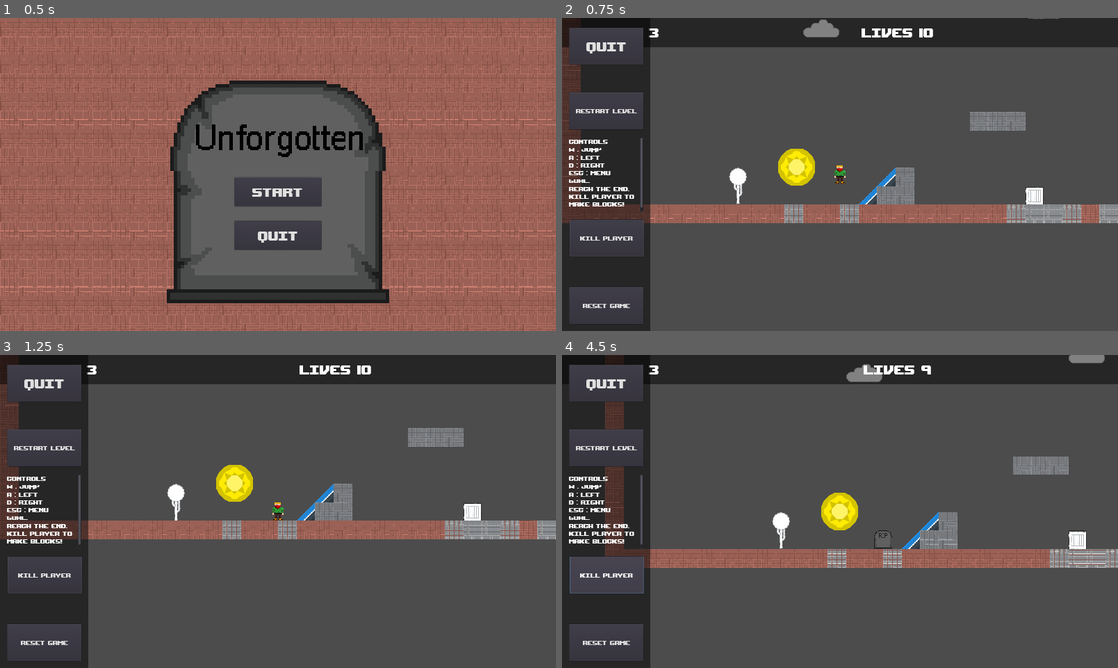
Above: before the commit, frames 1-4 (two rows, left to right).
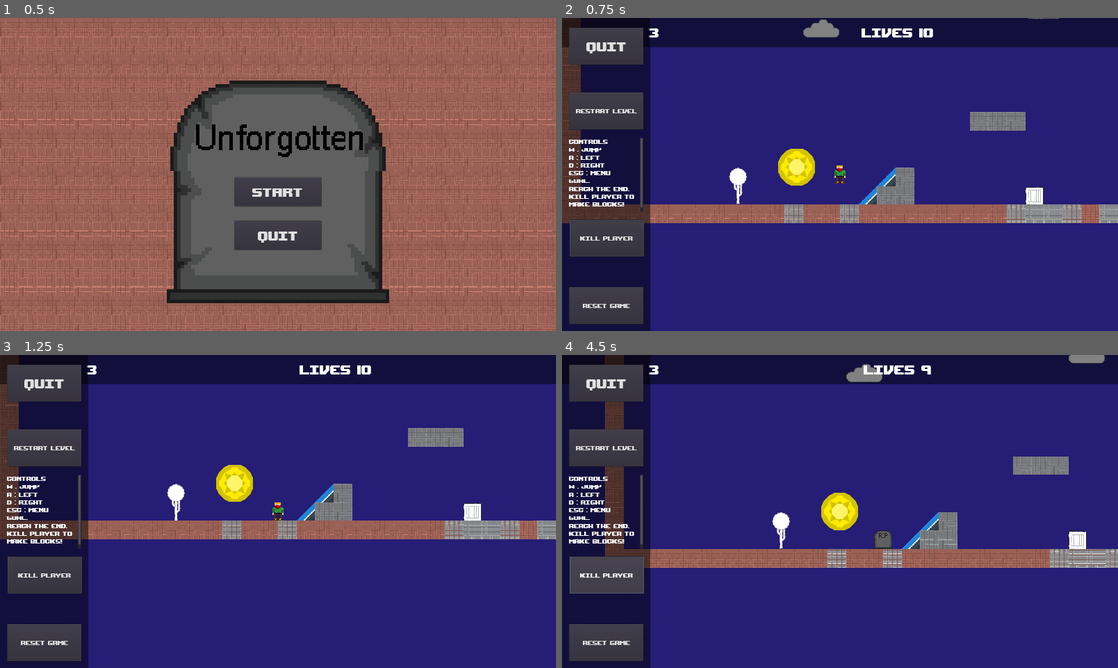
Above: after the commit, the same moments.

Repository: Dudewhothings/Gamejam
Game: Godot game, scene res://Levels/Titlescreen.tscn
Same seed, same stepped clock (60 frames per second), same inputs: the game is played once before the commit and once after it.
Inputs:
- Up to frame 1 (0.5 s): no input
- Up to frame 2 (0.75 s): click "Start" at 0.5 s
- Up to frame 3 (1.25 s): no input
- Up to frame 4 (4.5 s): click "Restart Level" at 1.25 s; click "Reset Game" at 2 s; click "Restart Level" at 2.75 s; click "Restart Level" at 3.5 s; click "Kill Player" at 4.25 s

Frame 1 is identical in both runs. In frame 2, 69% of the frame differs, in the area x 15-100%, y 9-100%; in frame 3, 69%; in frame 4, 69%.

Commit message:
Touch ups
-Reduced  warnings
-Screen port color changed for background

Diff:
--- a/Global.gd
+++ b/Global.gd
@@ -12,10 +12,10 @@
 
 
 # Called every frame. 'delta' is the elapsed time since the previous frame.
-func _process(delta):
+func _process(_delta):
 	if(playerlives <= 0 and onEndScreen == false):
 		onEndScreen = true
-		get_tree().change_scene("res://Levels/Loss.tscn")
+		assert(get_tree().change_scene("res://Levels/Loss.tscn") == OK)
 
 
 func resetgame():
@@ -25,4 +25,4 @@
 	LvlThreeComplete = false
 	currentlevel = 1
 	onEndScreen = false
-	get_tree().change_scene("res://Levels/LevelOne.tscn")
+	assert(get_tree().change_scene("res://Levels/LevelOne.tscn") == OK)
--- a/Levels/Titlescreen.gd
+++ b/Levels/Titlescreen.gd
@@ -3,7 +3,7 @@
 
 func _on_Start_pressed():
 	Global.resetgame()
-	get_tree().change_scene("res://Levels/LevelOne.tscn")
+	assert(get_tree().change_scene("res://Levels/LevelOne.tscn") == OK)
 
 
 func _on_Quit_pressed():
--- a/Scenes/Doors/Exit.gd
+++ b/Scenes/Doors/Exit.gd
@@ -8,12 +8,12 @@
 		if(Global.currentlevel == 1):
 			Global.LvlOneComplete = true
 			Global.currentlevel = 2
-			get_tree().change_scene("res://Levels/LevelTwo.tscn")
+			assert(get_tree().change_scene("res://Levels/LevelTwo.tscn") == OK)
 		elif(Global.currentlevel == 2):
 			Global.LvlTwoComplete = true
 			Global.currentlevel = 3
-			get_tree().change_scene("res://Levels/LevelThree.tscn")
+			assert(get_tree().change_scene("res://Levels/LevelThree.tscn") == OK)
 		elif(Global.currentlevel == 3):
 			Global.LvlThreeComplete = true
 			Global.currentlevel = 4
-			get_tree().change_scene("res://Levels/Victoryscreen.tscn")
+			assert(get_tree().change_scene("res://Levels/Victoryscreen.tscn") == OK)
--- a/Scenes/EnemyGhost/Ghost.gd
+++ b/Scenes/EnemyGhost/Ghost.gd
@@ -42,7 +42,7 @@
 				print(player.current_health)
 
 
-			move_and_slide(pVelocity, Vector2.UP)
+			move_and_slide(pVelocity, Vector2.UP) or false
 			update()
 		else:
 			if(ray.is_colliding()):
--- a/Scenes/HUD/HUD.gd
+++ b/Scenes/HUD/HUD.gd
@@ -11,7 +11,7 @@
 	pass # Replace with function body.
 
 
-func _process(delta):
+func _process(_delta):
 	if get_node_or_null("/root/World/Player_Container/Player") != null:
 		player = get_node_or_null("/root/World/Player_Container/Player")
 		$Container/HP.text = "Health " + str(player.current_health)
--- a/Scenes/Menu/Menu.gd
+++ b/Scenes/Menu/Menu.gd
@@ -5,7 +5,7 @@
 # var a = 2
 # var b = "text"
 var player = null
-func _process(delta):
+func _process(_delta):
 	if player == null:
 		player = get_node_or_null("/root/World/Player_Container/Player")
 
@@ -26,11 +26,11 @@
 
 func _on_Restart_Level_pressed():
 	if(Global.currentlevel == 1):
-		get_tree().change_scene("res://Levels/LevelOne.tscn")
+		assert(get_tree().change_scene("res://Levels/LevelOne.tscn") == OK)
 	if(Global.currentlevel == 2):
-		get_tree().change_scene("res://Levels/LevelTwo.tscn")
+		assert(get_tree().change_scene("res://Levels/LevelTwo.tscn") == OK)
 	if(Global.currentlevel == 3):
-		get_tree().change_scene("res://Levels/LevelThree.tscn")
+		assert(get_tree().change_scene("res://Levels/LevelThree.tscn") == OK)
 
 
 func _on_Reset_pressed():
--- a/Scenes/Player/Player.gd
+++ b/Scenes/Player/Player.gd
@@ -22,7 +22,7 @@
 func _ready():
 	pass
 
-func _process(delta):
+func _process(_delta):
 	velocity.x = clamp(velocity.x,-max_move,max_move)
 	if direction < 0 and not $AnimatedSprite.flip_h: $AnimatedSprite.flip_h = true
 	if direction > 0 and $AnimatedSprite.flip_h: $AnimatedSprite.flip_h = false
--- a/Scenes/Respawner/Respawner.gd
+++ b/Scenes/Respawner/Respawner.gd
@@ -12,7 +12,7 @@
 
 
 # Called every frame. 'delta' is the elapsed time since the previous frame.
-func _process(delta):
+func _process(_delta):
 	if player == null:
 		player = get_node_or_null("/root/World/Player_Container/Player")
 	else:
--- a/Scenes/Tombstone/Tombstone.gd
+++ b/Scenes/Tombstone/Tombstone.gd
@@ -11,7 +11,7 @@
 
 
 # Called every frame. 'delta' is the elapsed time since the previous frame.
-func _process(delta):
+func _process(_delta):
 	if(is_on_floor()):
 		velocity.y = 0
 	else:
--- a/project.godot
+++ b/project.godot
@@ -77,4 +77,5 @@
 
 [rendering]
 
+environment/default_clear_color=Color( 0.152941, 0.117647, 0.470588, 1 )
 environment/default_environment="res://default_env.tres"
Binary file added: Demo/screenshot1.png
Not shown, added: Demo/screenshot1.png.import
